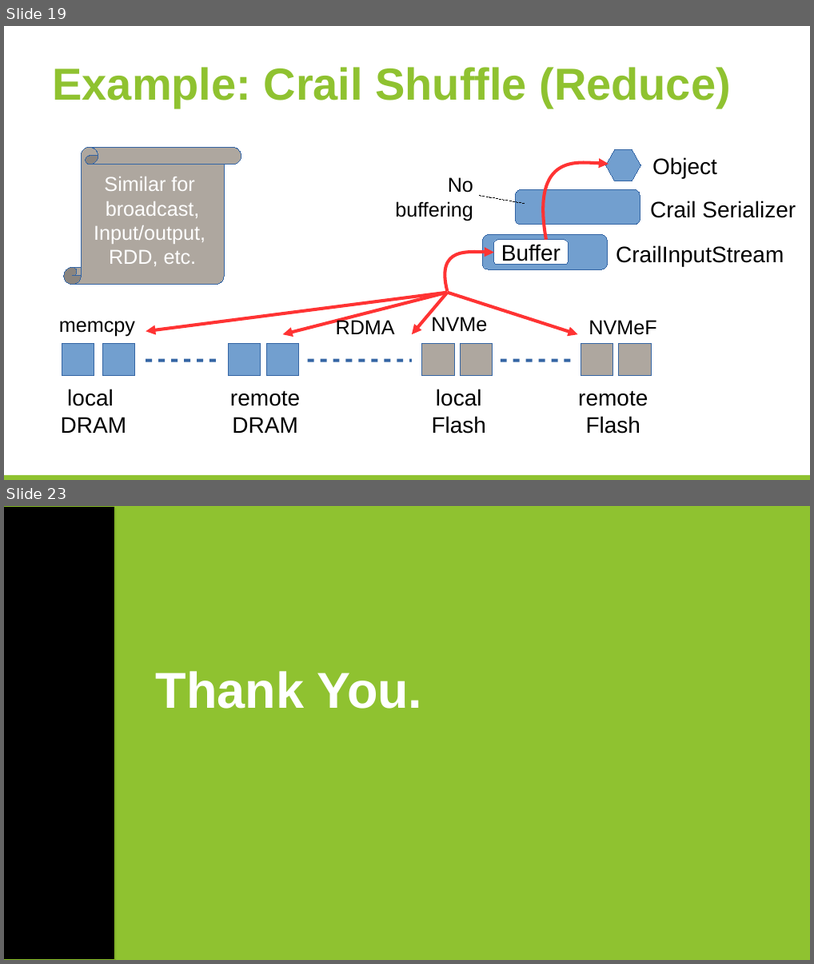
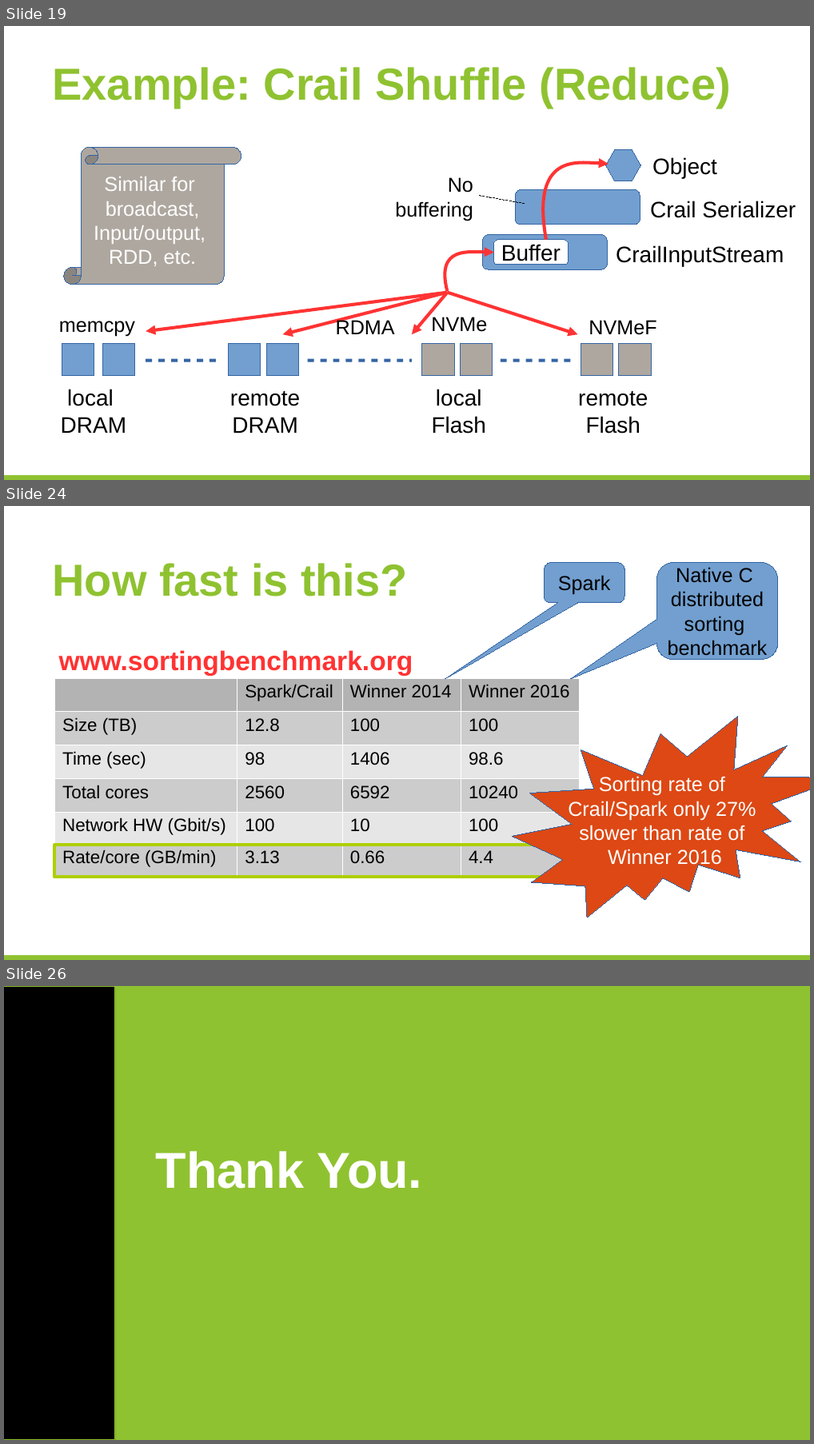
Before and after one commit to huangyibo/spark-summit-17, a slide deck: template.odp. Shown one above the other, each under a label of ours: slides 19 and 23 before the commit, slides 19, 24 and 26 after it; the slides between them are not shown. The pictures are 814x964 and 814x1444 pixels, drawn with LibreOffice and Linux fonts; fonts in the diff are those of the drawing; background and template pictures are left out. Boxes give left, top, right and bottom in pixels: in the first picture for what was removed or moved away, otherwise in the second. Text is boxed around its words. In the diff, an @@ line names an element or a change of style, - is before the commit and + after.

```diff
--- a/template.odp
+++ b/template.odp
@@ slide 24 added at [4,506,810,960], background #FFFFFF; not listed: 1 template element that a slide beside it also shows @@
@@ title added at [52,563,408,596], 40 pt, text #8FC230, bold @@
+How fast is this?
@@ rounded speech box added at [544,563,625,603], fill #729FCF, outline #3465A4 0 pt, 18 pt, text #000000 @@
+Spark
@@ rounded speech box added at [657,563,778,660], fill #729FCF, outline #3465A4 0 pt, 18 pt, text #000000 @@
+Native C
+distributed
+sorting
+benchmark
@@ text added at [59,650,414,676], 24 pt, text #FF3333, bold @@
+www.sortingbenchmark.org
@@ table added at [55,678,579,877], 6 rows, 4 columns @@
+ | Spark/Crail | Winner 2014 | Winner 2016
+Size (TB) | 12.8 | 100 | 100
+Time (sec) | 98 | 1406 | 98.6
+Total cores | 2560 | 6592 | 10240
+Network HW (Gbit/s) | 100 | 10 | 100
+Rate/core (GB/min) | 3.13 | 0.66 | 4.4
@@ irregular seal added at [512,716,810,917], fill #DD4814, outline #3465A4 0 pt, 18 pt, text #FFFFFF @@
+Sorting rate of
+Crail/Spark only 27%
+slower than rate of
+Winner 2016
@@ rectangle added at [55,844,577,877], outline #AECF00 2.89 pt @@
@@ what was slide 23 is now slide 26 @@
```
Also in this commit, not shown: 4 slides changed, 2 other slides added, 3 other files.
